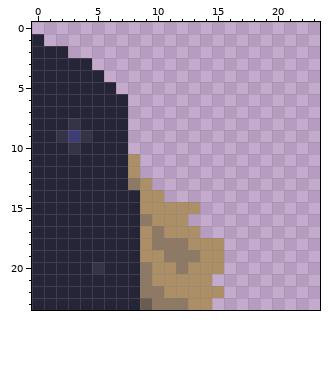
A pixel-art file gets an edit: assets_src/image/decoration/unit/NECaveCorner.ase. The picture above was drawn from the file before the commit.
24x24 pixels, 1 frame.
After:
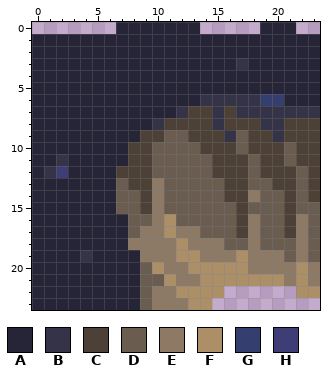
Palette (. is transparent): A #262437  B #353348  C #4d4036  D #6b5c50  E #8d7964  F #ac8e67  G #343e6f  H #3e3d75
Difference:
Layer "Flattened":
There is now colour A in row 0 at x 7 to 13 and 19 to 21; in row 1 at x 1 to 23; in row 2 at x 3 to 23; in row 3 at x 5 to 16 and 18 to 23; in row 4 at x 6 to 23; in row 5 at x 7 to 23.
There is now colour A in row 6 at x 8 to 13 and 21 to 23; in row 7 at x 8 to 11; in row 8 at x 8 to 9; in row 9 at x 8.
The edit turns colour B into colour A in row 8 at x 3; in row 9 at x 2 and 4; in row 10 at x 3; in row 20 at x 5.
The edit turns colour H into colour A in row 9 at x 3.
There is now colour B in row 3 at x 17; in row 6 at x 14 to 18; in row 7 at x 12, 15 and 17 to 23; in row 8 at x 10, 15 and 19 to 20; in row 9 at x 16 and 20.
The edit turns colour A into colour B in row 11 at x 2; in row 12 at x 1; in row 19 at x 4.
There is now colour C in row 7 at x 13 to 14 and 16; in row 8 at x 11 to 14, 16 to 18 and 21 to 23; in row 9 at x 9 to 10, 13 to 15, 18 to 19 and 21 to 23; in row 10 at x 8 to 9, 14 to 16, 18 to 20 and 22 to 23; in row 11 at x 9, 15 to 17, 19 to 20 and 22 to 23; in row 12 at x 9, 15 to 17, 19 to 21 and 23.
There is now colour C in row 13 at x 16 to 17, 20 to 21 and 23; in row 14 at x 16 to 17, 21 and 23; in rows 15 to 17 at x 17 and 21.
The edit turns colour A into colour C in row 12 at x 7.
The edit turns colour E into colour C in row 13 at x 8.
The edit turns colour F into colour C in rows 11 to 12 at x 8; in rows 13 to 15 at x 9.
There is now colour D in row 9 at x 11 to 12 and 17; in row 10 at x 10 to 13, 17 and 21; in row 11 at x 10 to 14, 18 and 21; in row 12 at x 10 to 14, 18 and 22; in row 13 at x 11 to 15, 18 to 19 and 22; in row 14 at x 11 to 15, 19 to 20 and 22.
There is now colour D in row 15 at x 14 to 16, 18 to 20 and 22 to 23; in row 16 at x 13 to 16, 19 to 20 and 23; in row 17 at x 14 to 16, 19 to 20 and 23; in row 18 at x 16 to 17, 19 to 21 and 23; in row 19 at x 21 and 23.
The edit turns colour A into colour D in row 13 at x 7; in rows 14 to 15 at x 7 to 8; in rows 16 to 17 at x 8.
The edit turns colour E into colour D in row 16 at x 9; in rows 20 to 22 at x 9.
The edit turns colour F into colour D in row 15 at x 11 to 13; in row 16 at x 12; in row 21 at x 10.
There is now colour E in row 13 at x 10; in row 14 at x 18; in rows 16 to 18 at x 18 and 22; in row 19 at x 16, 18 to 20 and 22; in row 20 at x 18 to 21 and 23; in row 21 at x 21 and 23.
The edit turns colour A into colour E in row 18 at x 8.
The edit turns colour F into colour E in rows 14 to 16 at x 10; in row 17 at x 9 and 12 to 13; in row 18 at x 9 and 13 to 15; in row 19 at x 9 to 10 and 14 to 15; in row 20 at x 11; in row 21 at x 12 to 13.
The edit turns colour F into colour E in row 22 at x 11.
There is now colour F in row 19 at x 17; in row 20 at x 16 to 17 and 22; in row 21 at x 15 to 20 and 22; in row 22 at x 22 to 23.
The edit turns colour E into colour F in row 18 at x 12; in row 19 at x 12 to 13.
There is now colour G in row 6 at x 19 to 20.
The edit turns colour A into colour H in row 12 at x 2.
Pixel boxes of the changes (left, top, right, bottom) in both pictures:
changed: (44, 22, 320, 298)
